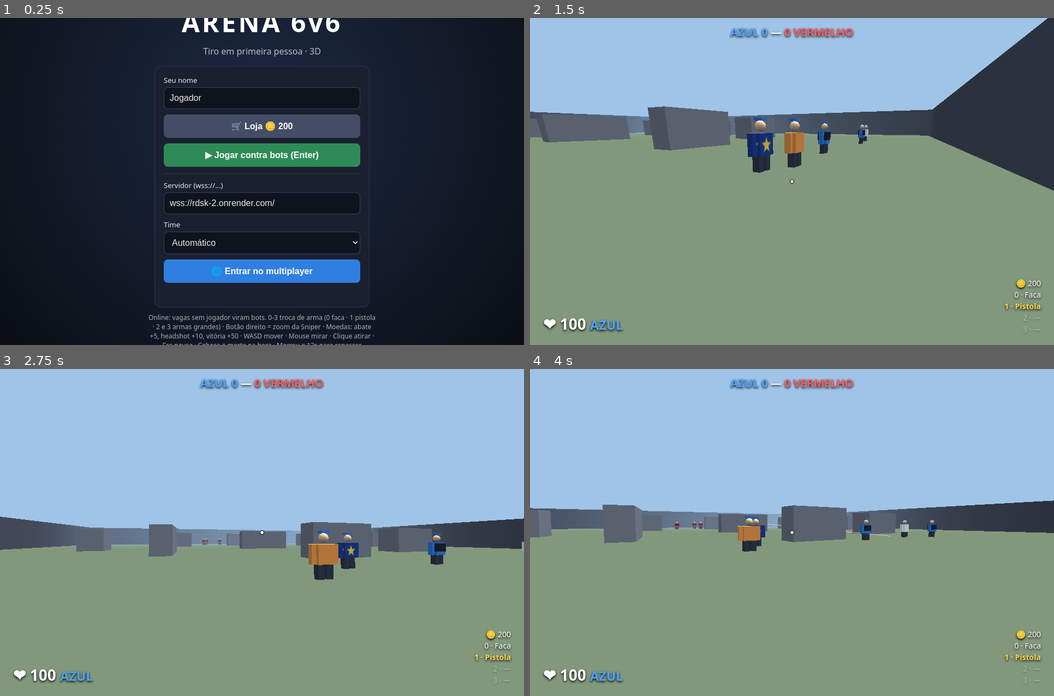
Above: before the commit, frames 1-4 (two rows, left to right).
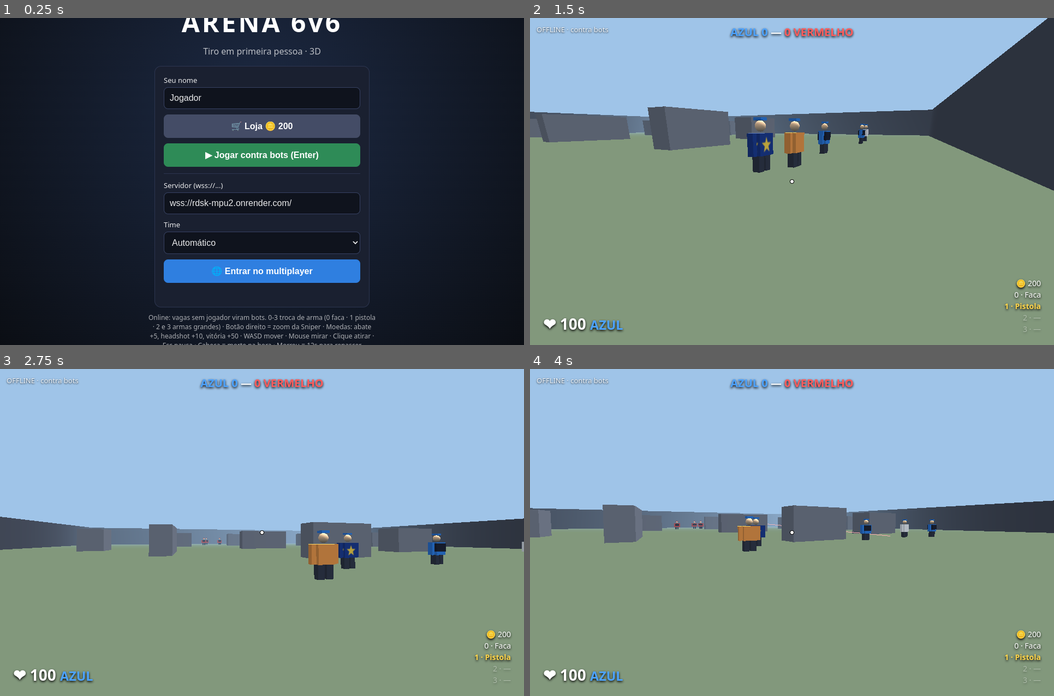
Above: after the commit, the same moments.

Repository: re455620-ship-it/Jogo-de-tiro
Game: browser game, page index.html
The game is run twice, just before and just after one commit, with the same random seed, the same clock (stepped at 60 frames per second) and the same inputs.
Inputs (mouse positions are in pixels of both pictures, inside the frame that each line leads up to):
- Up to frame 1 (0.25 s): no input
- Up to frame 2 (1.5 s): click "▶ Jogar contra bots (Enter)" at 0.27 s; hold Right from 1.03 s (still down); click (792, 214) at 1.07 s; tap Space at 1.1 s
- Up to frame 3 (2.75 s): release Right at 1.53 s; hold Down 1.58-1.85 s; tap Space at 1.6, 2.1, 2.6 s; click (157, 499) at 1.67 s; hold Left 1.9-2.47 s; click (366, 483) at 2.27 s; tap E at 2.52 s; hold Up from 2.52 s (still down)
- Up to frame 4 (4 s): release Up at 2.82 s; click (870, 597) at 2.87 s; hold Right 2.87-3.53 s; tap Space at 3.1, 3.6 s; click (661, 614) at 3.47 s; tap W at 3.52 s; hold Up 3.58-3.82 s; hold Left from 3.87 s (still down)

The runs differ from the first frame. In frame 1, 0.2% of the frame differs, in the area x 40-56%, y 55-58%; in frame 2, 0.2%, in the area x 1-15%, y 2-5%; in frame 3, 0.2%; in frame 4, 0.2%.

Commit message:
Update server URL and add touch controls

Diff:
--- a/index.html
+++ b/index.html
@@ -45,12 +45,24 @@
 #lobby .teams{display:flex;gap:16px;flex-wrap:wrap;justify-content:center}
 #lobby .tm{background:#1a2030;border:1px solid #2c3550;border-radius:12px;padding:14px;min-width:210px;text-align:left;line-height:1.6}
 #lobby .big{font-size:40px;font-weight:800}
+html,body,canvas,#tc{touch-action:none;-webkit-user-select:none;user-select:none;-webkit-touch-callout:none}
+#mtag{position:absolute;top:12px;left:12px;font-size:13px;opacity:.85;text-shadow:0 1px 3px #000}
+#tc{position:fixed;inset:0;pointer-events:none;display:none;z-index:1}
+body.tc-on #tc{display:block}body.tc-on #wp{display:none}body.tc-on #hp{bottom:170px}
+#tc>*{pointer-events:auto}
+#joy{position:absolute;left:max(24px,env(safe-area-inset-left));bottom:24px;width:130px;height:130px;border-radius:50%;background:rgba(255,255,255,.12);border:2px solid rgba(255,255,255,.3)}
+#knob{position:absolute;left:35px;top:35px;width:60px;height:60px;border-radius:50%;background:rgba(255,255,255,.45)}
+#tfire{position:absolute;right:max(24px,env(safe-area-inset-right));bottom:30px;width:96px;height:96px;border-radius:50%;background:rgba(224,69,69,.7);font-size:38px;padding:0}
+#tzoom{position:absolute;right:140px;bottom:50px;width:64px;height:64px;border-radius:50%;background:rgba(47,127,224,.65);font-size:26px;padding:0}
+#tw{position:absolute;right:16px;top:32%;display:flex;flex-direction:column;gap:6px}
+#tw button{width:46px;height:40px;padding:0;background:rgba(0,0,0,.5);font-size:16px}#tw button.sel{background:#ffd54a;color:#000}
+#tpause{position:absolute;left:16px;top:44px;width:44px;height:40px;padding:0;background:rgba(0,0,0,.5)}
 #ov{background:rgba(0,0,0,.75);display:none;cursor:pointer}
 #ov h2{margin:0;font-size:32px}
 #rot{display:none;position:fixed;inset:0;z-index:99;background:#000;color:#fff;align-items:center;justify-content:center;flex-direction:column;font-size:22px;gap:12px;text-align:center}
 @media (orientation:portrait){#rot{display:flex}}
 </style></head><body>
-<div id="hud"><div id="score"></div><div id="feed"></div><div id="cross"></div><div id="hp"></div><div id="msg"></div><div id="hit">✕</div><div id="flash"></div><div id="wp"></div><div id="hs"><div class="sk">💀</div>HEADSHOT</div></div>
+<div id="hud"><div id="score"></div><div id="feed"></div><div id="cross"></div><div id="hp"></div><div id="msg"></div><div id="mtag"></div><div id="hit">✕</div><div id="flash"></div><div id="wp"></div><div id="hs"><div class="sk">💀</div>HEADSHOT</div></div>
 
 <div id="home" class="scr">
  <h1>ARENA 6v6</h1><div class="sub">Tiro em primeira pessoa · 3D</div>
@@ -59,7 +71,7 @@
   <button id="shopb" class="gray">🛒 Loja <span id="coins1"></span></button>
   <button id="off" class="alt">▶ Jogar contra bots (Enter)</button>
   <hr>
-  <label>Servidor (wss://...)<input id="ip" value="wss://rdsk-2.onrender.com/" autocomplete="off"></label>
+  <label>Servidor (wss://...)<input id="ip" value="wss://rdsk-mpu2.onrender.com/" autocomplete="off"></label>
   <label>Time<select id="tm"><option value="a">Automático</option><option value="b">Azul</option><option value="r">Vermelho</option></select></label>
   <button id="on">🌐 Entrar no multiplayer</button>
   <div id="st"></div>
@@ -70,6 +82,8 @@
 <div id="shop" class="scr"><h1 style="margin:0">🛒 Loja</h1>
  <div class="top"><b id="coins2"></b><div class="tabs"><button data-t="w" class="on">Armas</button><button data-t="c">Cores (100)</button><button data-t="t">Texturas (200)</button></div><button id="shopx" class="gray">← Voltar</button></div>
  <div style="display:flex;gap:16px;flex-wrap:wrap;justify-content:center;width:100%"><canvas id="pv" width="140" height="220" style="background:#141a28;border-radius:10px"></canvas><div id="grid" class="grid"></div></div></div>
+<div id="tc"><div id="joy"><div id="knob"></div></div><button id="tfire">🔫</button><button id="tzoom">🔍</button>
+ <div id="tw"><button data-n="0">0</button><button data-n="1">1</button><button data-n="2">2</button><button data-n="3">3</button></div><button id="tpause">⏸</button></div>
 <div id="lobby" class="scr"><h1 style="margin:0">Sala de espera</h1><div class="teams" id="lbt"></div><div class="big" id="lbs"></div>
  <div class="help">Mínimo de 1 jogador em cada time e máximo de 3 por time (3v3). Vagas sem jogador viram bots. Com os dois times ocupados, a partida começa em 10s (se o 3v3 encher, começa em 3s). Depois que a partida começa, ninguém novo consegue entrar.</div>
  <button id="lbx" class="gray">Sair</button></div>
@@ -229,10 +243,10 @@
 $('shopb').onclick=()=>{$('home').style.display='none';$('shop').style.display='flex';renderShop()};
 $('shopx').onclick=()=>{$('shop').style.display='none';$('home').style.display='flex';coinsUI()};
 coinsUI();
-try{$('ip').value=localStorage.getItem('arena_url')||$('ip').value}catch(e){}
+try{const sv=localStorage.getItem('arena_url');if(sv&&sv!='wss://rdsk-2.onrender.com/')$('ip').value=sv}catch(e){}
 function land(){try{if(matchMedia('(pointer:coarse)').matches)document.documentElement.requestFullscreen().then(()=>screen.orientation.lock('landscape')).catch(()=>{})}catch(e){}}
 function begin(m){mode=m;running=true;ready=false;spec=-1;over=null;$('home').style.display='none';paused=true;$('ov').style.display='flex'}
-function resume(){paused=false;$('ov').style.display='none';try{const r=ren.domElement.requestPointerLock();if(r&&r.catch)r.catch(()=>{nolock=true})}catch(e){nolock=true}}
+function resume(){paused=false;$('ov').style.display='none';if(TOUCH){nolock=true;return}try{const r=ren.domElement.requestPointerLock();if(r&&r.catch)r.catch(()=>{nolock=true})}catch(e){nolock=true}}
 function pause(){if(!running||paused||phase=='l')return;paused=true;down=false;rdown=false;$('ovt').textContent='Pausado';$('ov').style.display='flex'}
 function toHome(t){running=false;paused=true;mode=null;coinsUI();$('lobby').style.display='none';phase='m';got=false;if(ws){const w=ws;ws=null;w.onclose=null;w.close()}game=null;
  if(document.pointerLockElement)document.exitPointerLock();$('ov').style.display='none';$('home').style.display='flex';$('feed').innerHTML='';msg('');st(t||'');C.forEach(c=>c.g.visible=false)}
@@ -254,10 +268,26 @@
 $('ov').onclick=resume;
 document.addEventListener('pointerlockchange',()=>{if(document.pointerLockElement)nolock=false;else pause()});document.addEventListener('pointerlockerror',()=>{nolock=true});
 addEventListener('mousemove',e=>{if(paused||!running||(!document.pointerLockElement&&!nolock))return;const q=.0022*(cam.fov/75);yaw-=e.movementX*q;pitch=Math.max(-1.5,Math.min(1.5,pitch-e.movementY*q))});
-addEventListener('keydown',e=>{if(e.code=='Enter'||e.code=='NumpadEnter'){e.preventDefault();if(!running){if($('shop').style.display!='flex')$('off').click()}else if(paused&&phase!='l')resume();ret …(259 unchanged characters)…
+addEventListener('keydown',e=>{if(e.code=='Enter'||e.code=='NumpadEnter'){e.preventDefault();if(!running){if($('shop').style.display!='flex'){const a=document.activeElement;if(a&&(a.id=='ip'||a.id=='tm'))$('on').click();else $('off').click()}}else if(paused&&phase!='l')resume();ret …(259 unchanged characters)…
 addEventListener('keyup',e=>keys[e.code]=0);
 addEventListener('contextmenu',e=>e.preventDefault());addEventListener('mousedown',e=>{if(e.button==2){rdown=true;return}down=true;if(running&&got&&!C[me].alive&&!paused)cycle()});
 addEventListener('mouseup',e=>{if(e.button==2)rdown=false;else down=false});
+const TOUCH=matchMedia('(pointer:coarse)').matches||'ontouchstart' in window;
+let joyX=0,joyY=0;
+function pick(n){const k=SAVE.eq.s[n];if(k){slot=n;curW=k;cd=.25}}
+(function(){const NP={passive:false},joy=$('joy'),kn=$('knob'),cv=ren.domElement;let jid=null,cx=0,cy=0,lid=null,lx=0,ly=0;
+ const mv=t=>{let dx=t.clientX-cx,dy=t.clientY-cy;const L=Math.hypot(dx,dy),R=50;if(L>R){dx*=R/L;dy*=R/L}const m=Math.hypot(dx,dy)/R;joyX=m<.15?0:dx/R;joyY=m<.15?0:dy/R;kn.style.transform=`translate(${dx}px,${dy}px)`};
+ joy.addEventListener('touchstart',e=>{e.preventDefault();const t=e.changedTouches[0];jid=t.identifier;const r=joy.getBoundingClientRect();cx=r.left+r.width/2;cy=r.top+r.height/2;mv(t)},NP);
+ joy.addEventListener('touchmove',e=>{e.preventDefault();for(const t of e.changedTouches)if(t.identifier==jid)mv(t)},NP);
+ const je=e=>{for(const t of e.changedTouches)if(t.identifier==jid){jid=null;joyX=joyY=0;kn.style.transform=''}};joy.addEventListener('touchend',je);joy.addEventListener('touchcancel',je);
+ cv.addEventListener('touchstart',e=>{e.preventDefault();if(running&&got&&!C[me].alive&&!paused)cycle();if(lid===null){const t=e.changedTouches[0];lid=t.identifier;lx=t.clientX;ly=t.clientY}},NP);
+ cv.addEventListener('touchmove',e=>{e.preventDefault();for(const t of e.changedTouches)if(t.identifier==lid){if(running&&!paused){const q=.0045*(cam.fov/75);yaw-=(t.clientX-lx)*q;pitch=Math.max(-1.5,Math.min(1.5,pitch-(t.clientY-ly)*q))}lx=t.clientX;ly=t.clientY}},NP);
+ const le=e=>{for(const t of e.changedTouches)if(t.identifier==lid)lid=null};cv.addEventListener('touchend',le);cv.addEventListener('touchcancel',le);
+ const hold=(id,on,off)=>{const b=$(id);b.addEventListener('touchstart',e=>{e.preventDefault();on()},NP);const f=e=>{e.preventDefault();off()};b.addEventListener('touchend',f);b.addEventListener('touchcancel',f)};
+ hold('tfire',()=>down=true,()=>down=false);
+ $('tzoom').addEventListener('touchstart',e=>{e.preventDefault();rdown=!rdown},NP);
+ document.querySelectorAll('#tw button').forEach(b=>b.addEventListener('touchstart',e=>{e.preventDefault();pick(+b.dataset.n)},NP));
+ $('tpause').addEventListener('touchstart',e=>{e.preventDefault();pause()},NP)})();
 
 function headshot(){const h=$('hs');h.style.transition='none';h.style.opacity=1;h.offsetWidth;h.style.transition='opacity 1.2s ease-out .5s';h.style.opacity=0}
 function feed(e){const d=document.createElement('div');d.innerHTML=`<span class=${C[e.k].team}>${nm(e.k)}</span> <small …(225 unchanged characters)…
@@ -295,8 +325,8 @@
   if(mode=='off'){if(lk)game.step(dt);syncOff();handle(game.ev);game.ev=[]}
   post(dt);const m=C[me];
   if(lk&&m.alive&&!over){yaw+=((keys.ArrowLeft?1:0)-(keys.ArrowRight?1:0))*2.2*dt;pitch=Math.max(-1.5,Math.min(1.5,pitch+((keys.ArrowUp?1:0)-(keys.ArrowDown?1:0))*1.5*dt));
-   const f=(keys.KeyW?1:0)-(keys.KeyS?1:0),s=(keys.KeyD?1:0)-(keys.KeyA?1:0);
-   if(f||s){const dx=-Math.sin(yaw)*f+Math.cos(yaw)*s,dz=-Math.cos(yaw)*f-Math.sin(yaw)*s,L=Math.hypot(dx,dz);P.x+=dx/L*7*dt;P.z+=dz/L*7*dt;push(P,.5)}
+   const f=Math.max(-1,Math.min(1,(keys.KeyW?1:0)-(keys.KeyS?1:0)-joyY)),s=Math.max(-1,Math.min(1,(keys.KeyD?1:0)-(keys.KeyA?1:0)+joyX));
+   if(f||s){const dx=-Math.sin(yaw)*f+Math.cos(yaw)*s,dz=-Math.cos(yaw)*f-Math.sin(yaw)*s,L=Math.hypot(dx,dz);const sp=Math.min(1,L);P.x+=dx/L*7*dt*sp;P.z+=dz/L*7*dt*sp;push(P,.5)}
    const fw=[-Math.sin(yaw)*Math.cos(pitch),Math.sin(pitch),-Math.cos(yaw)*Math.cos(pitch)],o=[P.x,1.6,P.z];let ba=curW=='knife'?0:.1;
    C.forEach(c=>{if(!c.alive||c.team==m.team)return;for(const y of[1,1.65]){const d=[c.rx-o[0],y-o[1],c.rz-o[2]],L=Math.hypot(d[0],d[1],d[2]);d[0]/=L;d[1]/=L;d[2]/=L;
     const a=Math.acos(Math.max(-1,Math.min(1,d[0]*fw[0]+d[1]*fw[1]+d[2]*fw[2])));if(a<(y>1.3?.025:.1)&&a<ba&&rayWalls(o,d,L)>=L){ba=a;lock=d}}});
@@ -314,6 +344,8 @@
   const tf=(rdown&&curW=='sniper'&&m.alive)?28:75;if(Math.abs(cam.fov-tf)>.1){cam.fov+=(tf-cam.fov)*Math.min(1,dt*12);cam.updateProjectionMatrix()}
   msg(over?`<b class=${over}>${over=='b'?'AZUL':'VERMELHO'} VENCEU!</b><br><small>Nova partida em instantes</small>`:m.alive?'':`Você caiu! Renasce em ${Math.ceil(m.rt)}s<br><small>Assistindo ${spec>=0?nm(spec):''} · clique ou Q/E para trocar</small>`)}
  for(let i=tr.length-1;i>=0;i--){if((tr[i].t-=dt)<=0){scene.remove(tr[i].l);tr[i].l.geometry.dispose();tr[i].l.material.dispose();tr.splice(i,1)}}
+ document.body.classList.toggle('tc-on',TOUCH&&running&&!paused&&phase!='l');
+ if(running){$('mtag').textContent=mode=='on'?'🌐 ONLINE · '+C.filter(c=>c.human).length+' jogador(es)':'OFFLINE · contra bots';if(TOUCH)document.querySelectorAll('#tw button').forEach(b=>b.classList.toggle('sel',+b.dataset.n==slot))}else $('mtag').textContent='';
  ren.render(scene,cam)}
 loop();
 </script></body></html>
